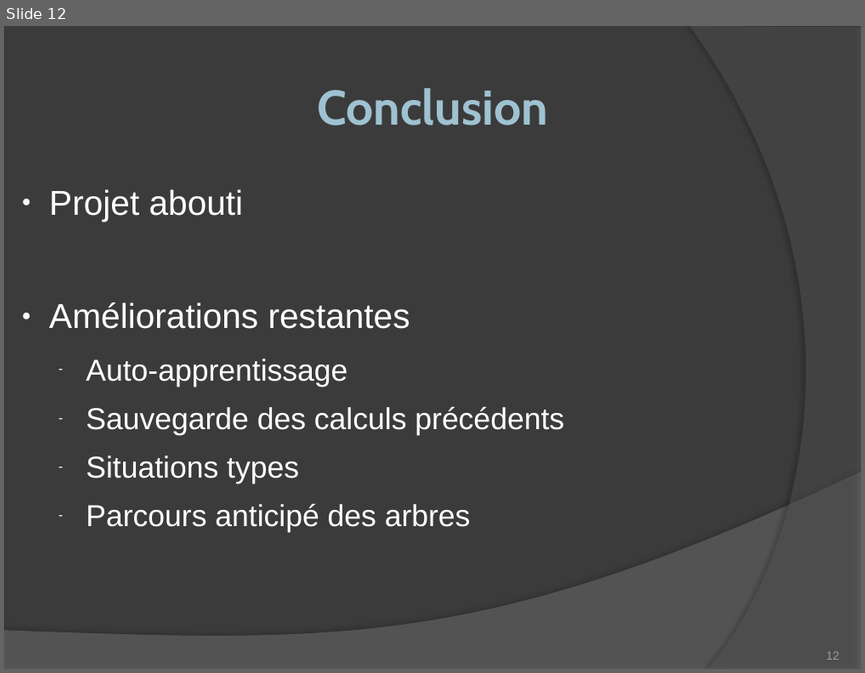
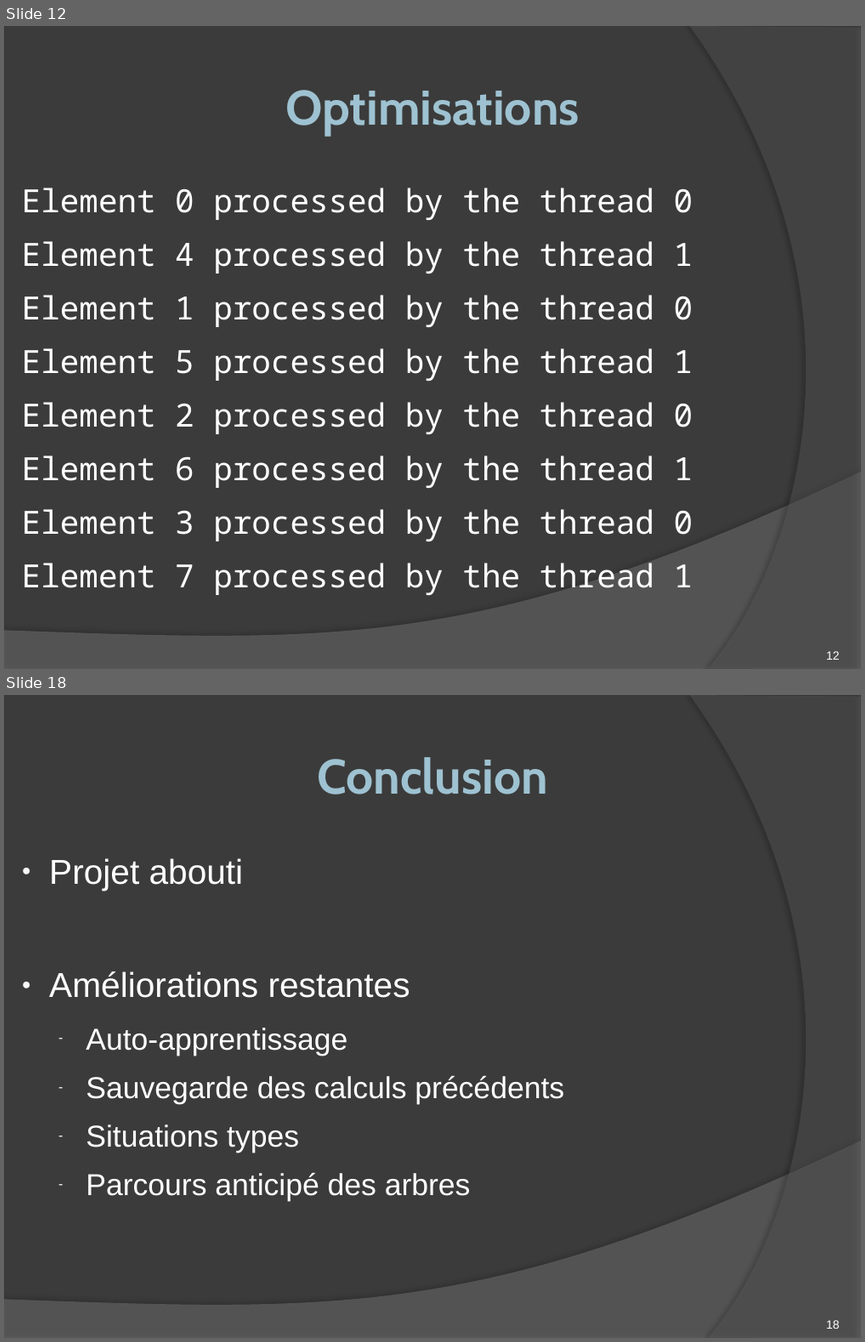
Before and after one commit to romaincarlsen/EtudesPratiques, a slide deck: Diapo Soutenance.pptx. Shown one above the other, each under a label of ours: slide 12 before the commit, slides 12 and 18 after it; the slides between them are not shown. The pictures are 865x673 and 865x1342 pixels, drawn with LibreOffice and Linux fonts; fonts in the diff are those of the drawing. Boxes give left, top, right and bottom in pixels: in the first picture for what was removed or moved away, otherwise in the second. Text is boxed around its words. In the diff, an @@ line names an element or a change of style, - is before the commit and + after.

```diff
--- a/Diapo Soutenance.pptx
+++ b/Diapo Soutenance.pptx
@@ slide 12 added at [4, 26, 861, 669], background #3B3B3B; not listed: 2 template elements that a slide beside it also shows @@
@@ text added at [285, 90, 579, 135], 45 pt, text gradient #9FC3D1 to #8BB9CA, bold @@
+Optimisations
@@ text added at [22, 188, 693, 595], 29.6 pt, text #FFFFFF @@
+Element 0 processed by the thread 0
+Element 4 processed by the thread 1
+Element 1 processed by the thread 0
+Element 5 processed by the thread 1
+Element 2 processed by the thread 0
+Element 6 processed by the thread 1
+Element 3 processed by the thread 0
+Element 7 processed by the thread 1
@@ page number added at [826, 651, 840, 659], 11 pt, text #FFFFFF @@
+12
@@ what was slide 12 is now slide 18 @@
@@ page number at [826, 1320, 840, 1328]: text changed; text colour #9D9B9A to #FFFFFF @@
-12
+18
```
Also in this commit, not shown: 5 slides changed, 7 other slides added, 2 slides removed.
